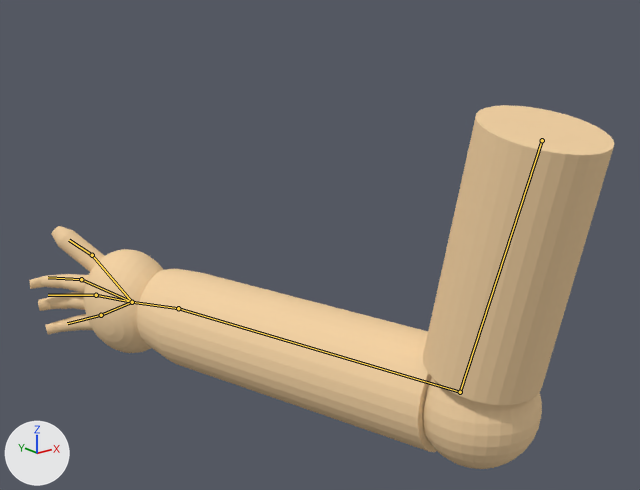
Two versions of the Blender file Magic 2.0 Unity/Assets/Charakter/Arms0.2_right.blend, one commit apart.
Rendered twice from a 50 mm lens placed at (-1.19, -3.93, 2.06), pointed at (1.25, -0.87, 0.83). Every picture has the same lights, and +X, +Y and +Z are marked at lower left. The bones that bend it are drawn over the model as lines.

Names of what the first picture shows: 'Arm_right'.
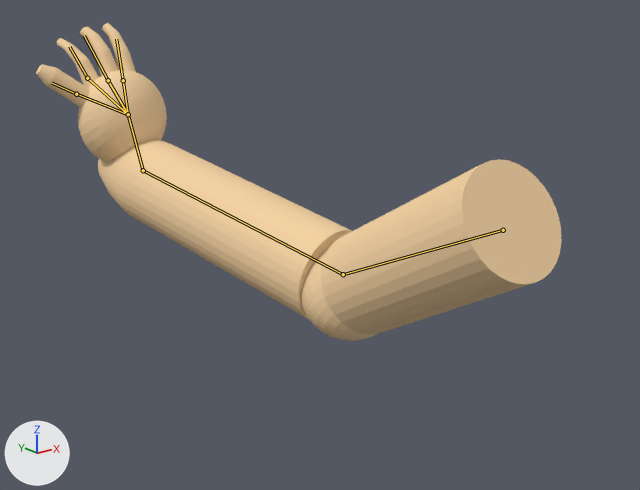
The newer file adds an action. The first version stands in its rest pose; the second is drawn at frame 0 of the action 'FlamethrowerAusgang'.

What the commit changed:
Bone 'Bone' (bone_bone) moves from (0.0, 0.0, 0.0) to (0.014, 0.377, -0.034).
Bone 'Bone' (bone_bone) turns from (0, 0, 0) to (-48, 6, -15) degrees about its own x, y and z.
Bone 'Bone.001' (bone_bone_001) turns from (0, 0, 0) to (38, 12, 1) degrees about its own x, y and z.
Bone 'Bone.002' (bone_bone_002) turns from (0, 0, 0) to (-78, -23, 106) degrees about its own x, y and z.

Pixel boxes (x1, y1, x2, y2) of what changed, in the pictures (640 x 490 px):
'Arm_right', posed (10% narrower, 13% shorter): before (29, 105, 614, 469); after (36, 23, 561, 341)
bone 'Bone', root to tip: before (542, 140) to (460, 392); after (503, 230) to (343, 274)
bone 'Bone.001', root to tip: before (460, 392) to (178, 308); after (343, 274) to (143, 170)
bone 'Bone.002', root to tip: before (178, 308) to (132, 302); after (143, 170) to (128, 114)
